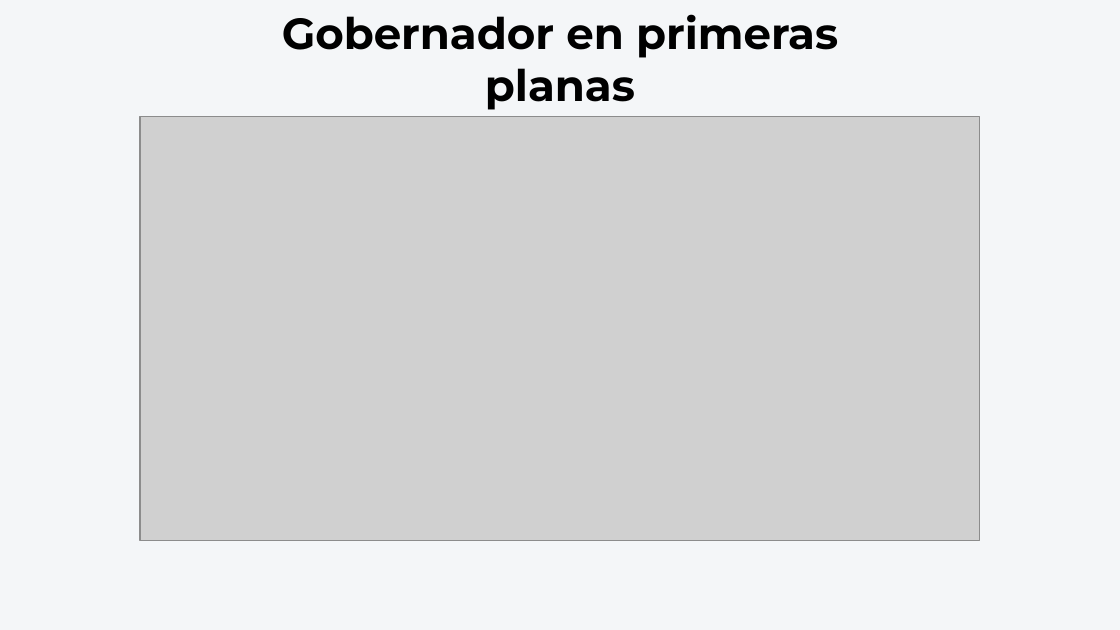
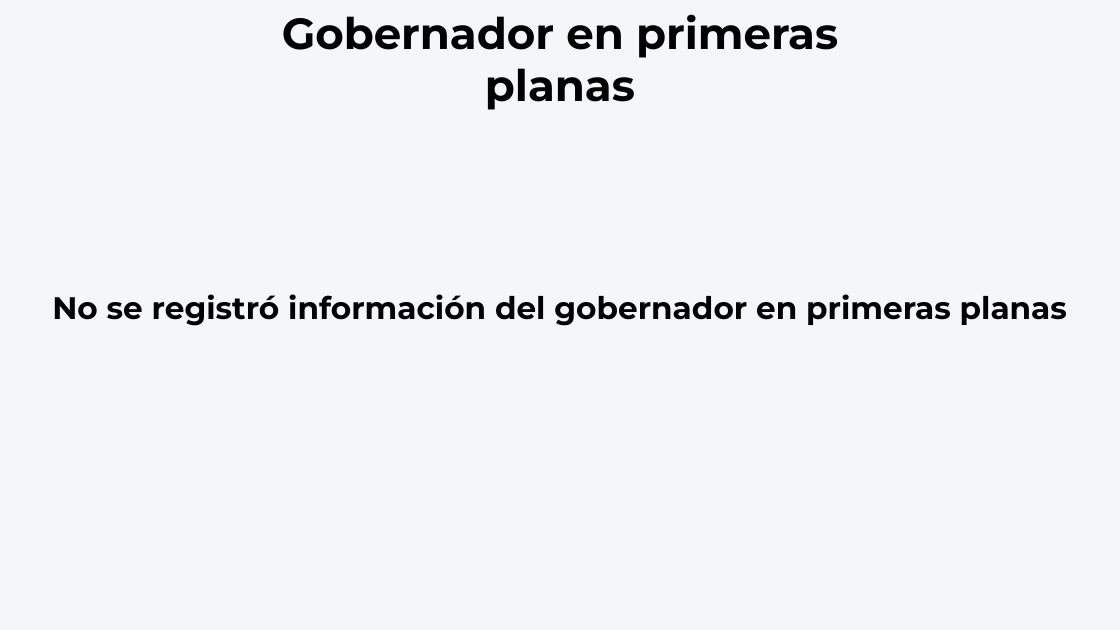
Before and after one commit to thelonious9/Reporteportadas, a slide deck: slide 7 of Reporte 261026.pptx (slide 8 before the commit). Drawn at 1120x630 pixels with LibreOffice and Linux fonts; fonts in the diff are those of the drawing; grey boxes stand for pictures. Boxes give left, top, right and bottom in pixels: in the first picture for what was removed or moved away, otherwise in the second. Text is boxed around its words. In the diff, an @@ line names an element or a change of style, - is before the commit and + after.

```diff
--- a/Reporte 261026.pptx
+++ b/Reporte 261026.pptx
@@ picture removed at bbox=[140, 116, 980, 540] @@
@@ text added at bbox=[52, 294, 1067, 326], 20 pt, text #000000, bold @@
+No se registró información del gobernador en primeras planas
```
Also in this commit, not shown: 5 other slides changed, 1 slide added, 2 slides removed.
